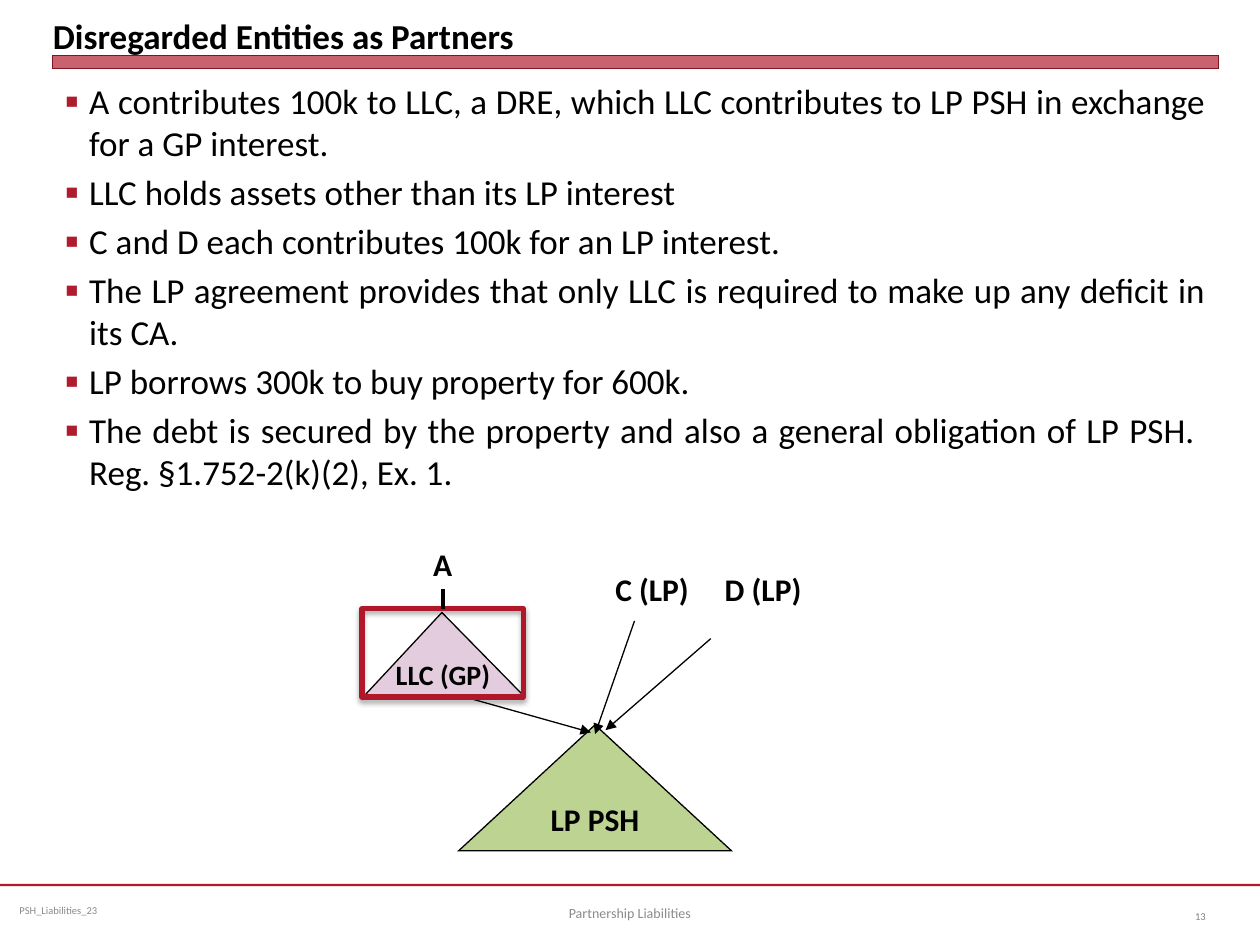
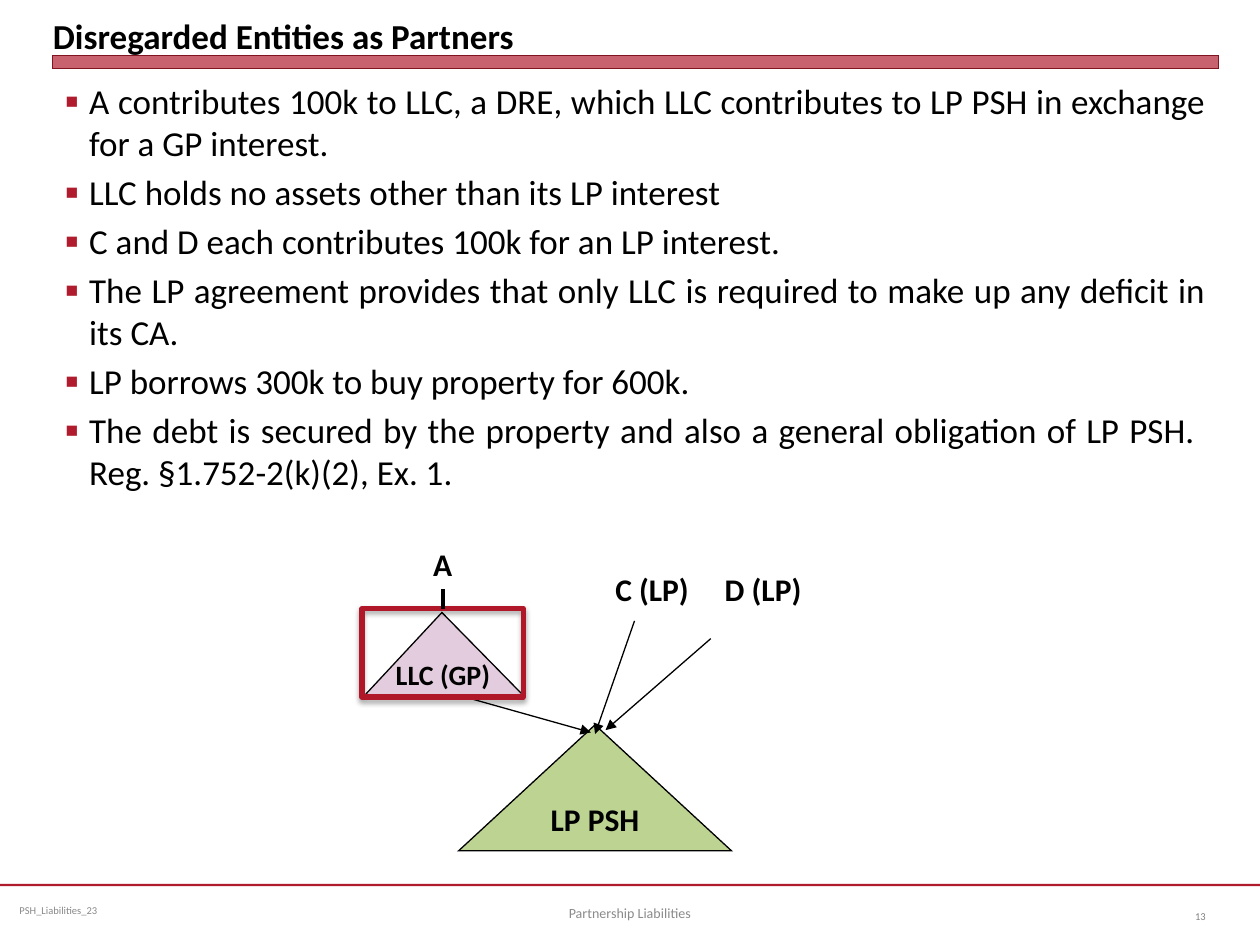
Before and after one commit to jmc877/Partnership-Tax, a slide deck: slide 13 of slides/PSH_Liabilities_23.pptx. Drawn at 1260x945 pixels with LibreOffice and Linux fonts; fonts in the diff are those of the drawing. Boxes give left, top, right and bottom in pixels: in the first picture for what was removed or moved away, otherwise in the second. Text is boxed around its words. In the diff, an @@ line names an element or a change of style, - is before the commit and + after.

```diff
--- a/slides/PSH_Liabilities_23.pptx
+++ b/slides/PSH_Liabilities_23.pptx
@@ text at <box>89,180,720,206</box>: text changed @@
-■ LLC holds assets other than its LP interest
+■ LLC holds no assets other than its LP interest
```
Also in this commit, not shown: 4 other files.
